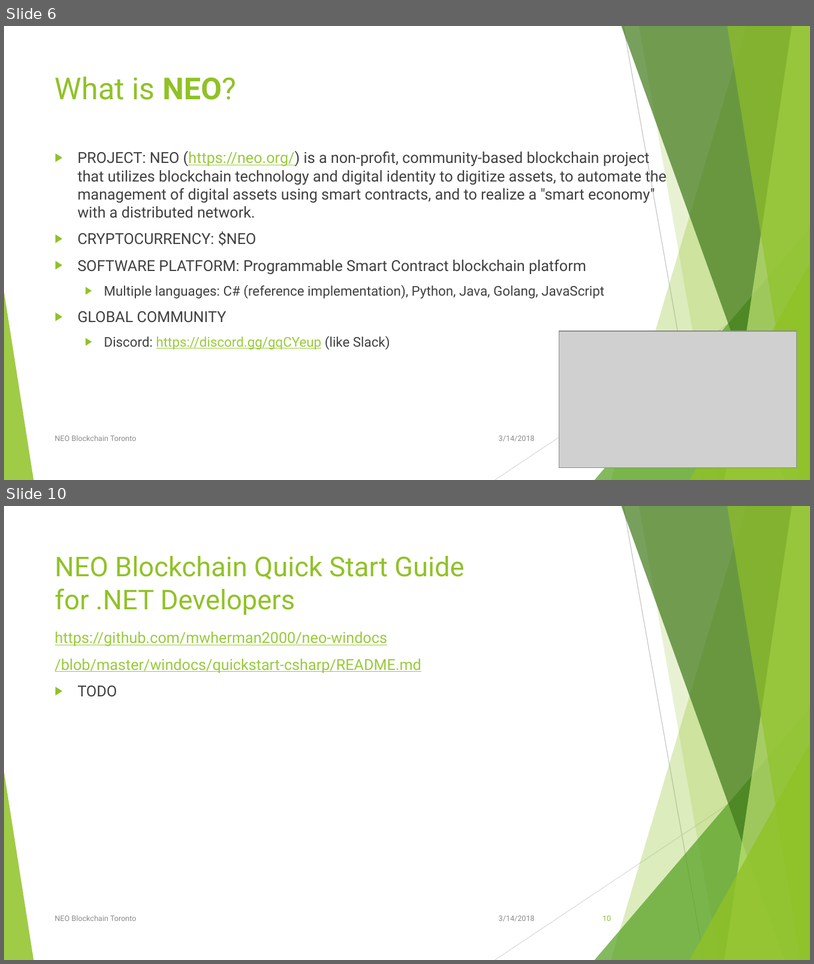
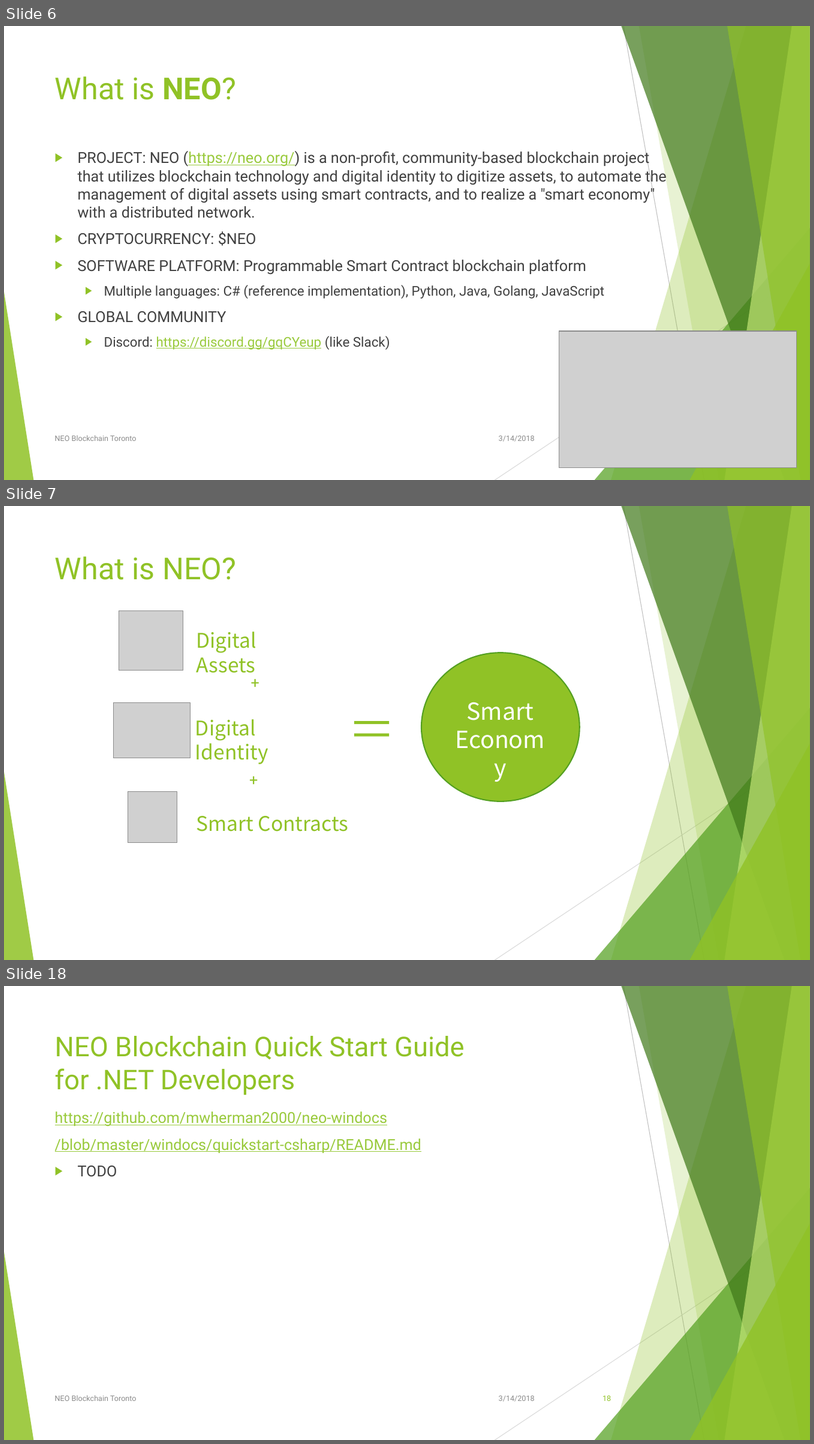
Before and after one commit to mwherman2000/neo-windocs, a slide deck: events/2018-neo-blockchain-toronto/NEO Blockchain-Toronto-20180314 Meetup.pptx. Shown one above the other, each under a label of ours: slides 6 and 10 before the commit, slides 6, 7 and 18 after it; the slides between them are not shown. The pictures are 814x964 and 814x1444 pixels, drawn with LibreOffice and Linux fonts; fonts in the diff are those of the drawing; grey boxes stand for pictures. Boxes give left, top, right and bottom in pixels: in the first picture for what was removed or moved away, otherwise in the second. Text is boxed around its words. In the diff, an @@ line names an element or a change of style, - is before the commit and + after.

```diff
--- a/events/2018-neo-blockchain-toronto/NEO Blockchain-Toronto-20180314 Meetup.pptx
+++ b/events/2018-neo-blockchain-toronto/NEO Blockchain-Toronto-20180314 Meetup.pptx
@@ slide 7 added at bbox=[4, 506, 810, 960], background #FFFFFF; not listed: 10 template elements that a slide beside it also shows @@
@@ title added at bbox=[55, 556, 236, 580], 36 pt, text #90C226 @@
+What is NEO?
@@ picture added at bbox=[119, 610, 183, 670] @@
@@ text added at bbox=[196, 631, 257, 673], 24 pt, text #90C226 @@
+Digital Assets
@@ ellipse added at bbox=[422, 652, 581, 801], fill #90C226, outline #54A021 1.5 pt @@
@@ text added at bbox=[245, 670, 272, 694], 18 pt, text #90C226 @@
++
@@ picture added at bbox=[113, 702, 191, 757] @@
@@ text added at bbox=[467, 702, 534, 720], 28 pt, text #FFFFFF @@
+Smart Economy
@@ text added at bbox=[195, 719, 269, 764], 24 pt, text #90C226 @@
+Digital Identity
@@ rectangle added at bbox=[354, 721, 389, 724], fill #90C226 @@
@@ rectangle added at bbox=[354, 733, 389, 736], fill #90C226 @@
@@ text added at bbox=[243, 768, 265, 792], 18 pt, text #90C226 @@
++
@@ picture added at bbox=[128, 792, 177, 843] @@
@@ text added at bbox=[196, 816, 349, 831], 24 pt, text #90C226 @@
+Smart Contracts
@@ what was slide 10 is now slide 18 @@
@@ page number at bbox=[603, 1395, 611, 1401]: text changed @@
-10
+18
```
Also in this commit, not shown: 2 slides changed, 8 other slides added, 1 slide removed.
